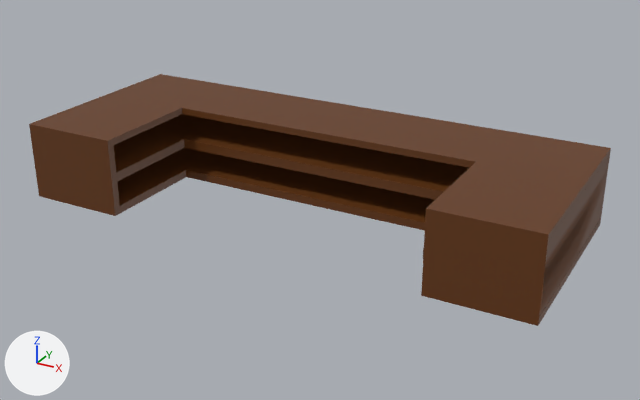
One commit to the FBX model Assets/Props/FBX files/Bar & Tray models/Bar.fbx: the scene before it, then after it.
Before and after are seen from a 50 mm lens placed at (3.2, -16.14, 2.99), pointed at (0.06, -10.43, 0.14). Every picture has the same lights, and +X, +Y and +Z are marked at lower left. Where no turn or scale is listed for an object, it has been applied to the vertices.

The first picture shows 'Bar_ex:Bar_stablegroup2'.
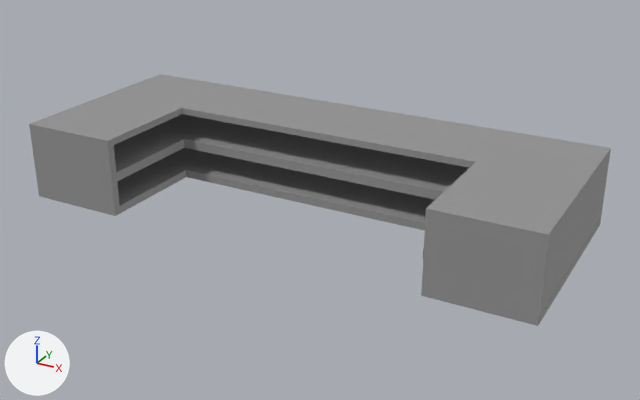
The newer file is also turned or shifted as a whole; pictures and numbers use the older file's frame.

The change, as a diff of the scene's bpy script:
```diff
--- a/Assets/Props/FBX files/Bar & Tray models/Bar.fbx.py
+++ b/Assets/Props/FBX files/Bar & Tray models/Bar.fbx.py
@@ mat_lambert1 @@
+mat_lambert1 = principled_material('lambert1')
+mat_lambert1.base_color = (0.297, 0.297, 0.297)  # grey #949494
@@ me_mesh @@
 me_mesh.from_pydata(...)  # 188 vertices, 146 faces; spans x -2.2..2.09, y -11.26..-9.54, z 0.01..0.65
 # used by ob_bar_ex_bar_stablegroup2; location = (0.0, 0.0, 0.0)
-me_mesh.materials.append(mat_tables_stools)  # brown #65370f
+# me_mesh part 1: edges marked sharp go from 113 to 319
+me_mesh.materials.append(mat_lambert1)  # grey #949494
```

Where the change shows, as pixel boxes (x1, y1, x2, y2) in the pictures (640 x 400 px):
'Bar_ex:Bar_stablegroup2', recoloured, shading changed (brown to grey)
    both: (29, 74, 611, 326)
